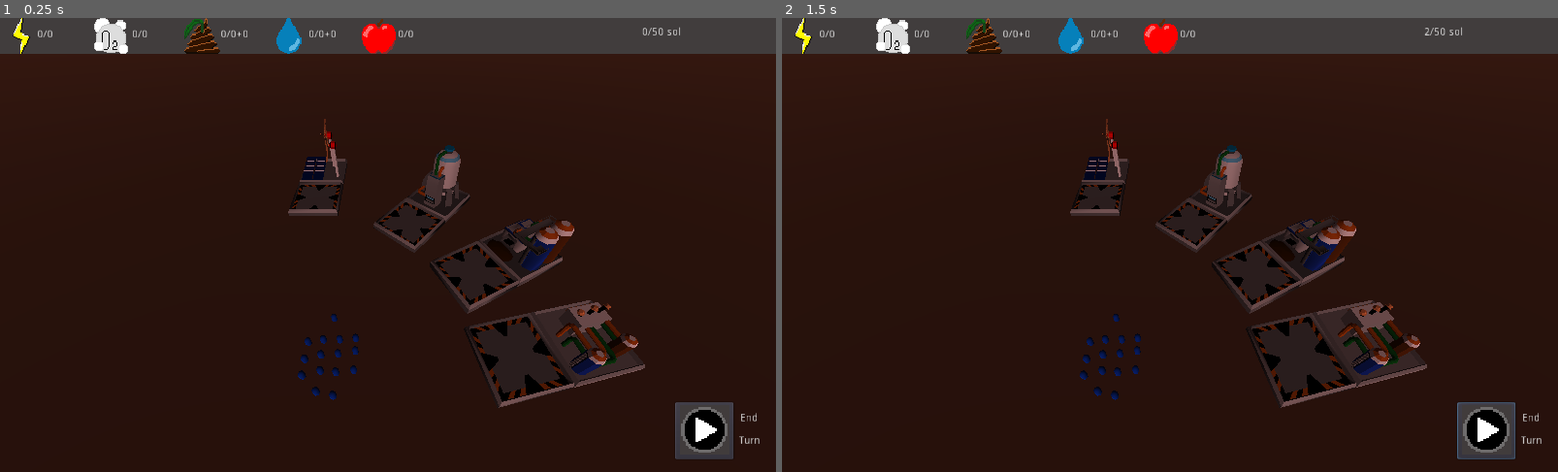
Above: before the commit, frames 1-2 (left to right).
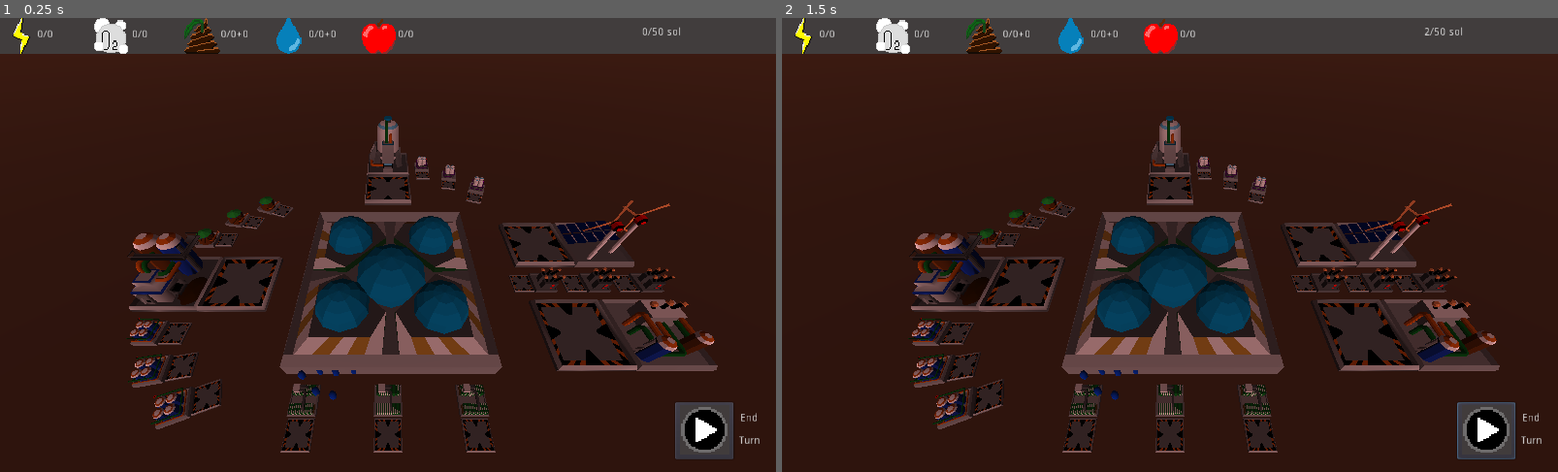
Above: after the commit, the same moments.

Repository: AngryCyboot/LD52
Game: Godot game, scene res://Scènes/Scene principale.tscn
Two runs of this game, one before a commit and one after it. Both use one fixed random seed, a clock stepped at 60 frames per second and the inputs below.
Inputs (mouse positions are in pixels of both pictures, inside the frame that each line leads up to):
- Up to frame 1 (0.25 s): no input
- Up to frame 2 (1.5 s): click (1488, 431) at 0.5 s; tap Enter at 1.25 s; move the mouse to (1340, 222) at 1.27 s; hold D from 1.28 s (still down); tap I at 1.35 s; click (1340, 222) at 1.42 s

The runs differ from the first frame. In frame 1, 16% of the frame differs, in the area x 16-93%, y 21-96%; in frame 2, 16%.

Commit message:
Skeleton of the base done

Diff:
--- a/GodotFiles/Scènes/Base.tscn
+++ b/GodotFiles/Scènes/Base.tscn
@@ -1,11 +1,17 @@
-[gd_scene load_steps=9 format=2]
+[gd_scene load_steps=15 format=2]
 
 [ext_resource path="res://Scènes/VueGenerique.tscn" type="PackedScene" id=1]
 [ext_resource path="res://materials et shaders/Poo.tres" type="Material" id=2]
 [ext_resource path="res://Scènes/Building/production/WaterRecycler.tscn" type="PackedScene" id=3]
 [ext_resource path="res://Scènes/Building/production/OxyRecycler.tscn" type="PackedScene" id=4]
 [ext_resource path="res://Scènes/Building/production/GeothermicElectricityProduction.tscn" type="PackedScene" id=5]
+[ext_resource path="res://Scènes/Building/Farms&Habs.tscn" type="PackedScene" id=6]
 [ext_resource path="res://Scènes/Building/production/SolarElectricityProduction.tscn" type="PackedScene" id=7]
+[ext_resource path="res://Scènes/Building/storage/FoodStorage.tscn" type="PackedScene" id=8]
+[ext_resource path="res://Scènes/Building/storage/OxygenStorage.tscn" type="PackedScene" id=9]
+[ext_resource path="res://Scènes/Building/storage/ShitStorage.tscn" type="PackedScene" id=10]
+[ext_resource path="res://Scènes/Building/storage/WaterStorage.tscn" type="PackedScene" id=11]
+[ext_resource path="res://Scènes/Building/storage/Batteries.tscn" type="PackedScene" id=12]
 
 [sub_resource type="QuadMesh" id=1]
 size = Vector2( 500, 500 )
@@ -16,14 +22,13 @@
 [node name="Base" instance=ExtResource( 1 )]
 
 [node name="Sol" parent="." index="0"]
-transform = Transform( 10, 0, 0, 0, -4.37114e-07, 1, 0, -10, -4.37114e-08, 0, 0, 0 )
 visible = false
 
 [node name="Batiment" parent="." index="1"]
 visible = false
 
 [node name="Terre" type="MeshInstance" parent="." index="2"]
-transform = Transform( 1, 0, 0, 0, -4.37114e-08, 1, 0, -1, -4.37114e-08, 0, 0, 0 )
+transform = Transform( -4.37114e-08, -1, -4.37114e-08, 0, -4.37114e-08, 1, -1, 4.37114e-08, 1.91069e-15, 29.3638, 0, -17.1879 )
 mesh = SubResource( 1 )
 material/0 = ExtResource( 2 )
 
@@ -35,13 +40,76 @@
 shape = SubResource( 2 )
 
 [node name="OxyRecycler" parent="." index="3" instance=ExtResource( 4 )]
-transform = Transform( 0.650297, 0, 0.75968, 0, 1, 0, -0.75968, 0, 0.650297, 6.41526, 0.17355, 0.279144 )
+transform = Transform( -4.37114e-08, 0, 1, 0, 1, 0, -1, 0, -4.37114e-08, 0, 0, -8 )
 
 [node name="WaterRecycler" parent="." index="4" instance=ExtResource( 3 )]
-transform = Transform( 0.885856, 0, 0.463961, 0, 1, 0, -0.463961, 0, 0.885856, 13.6135, 0.5, 9.43909 )
+transform = Transform( -1, 0, -8.74228e-08, 0, 1, 0, 8.74228e-08, 0, -1, -20, 0, 13 )
 
 [node name="GeothermicElectricityProduction" parent="." index="5" instance=ExtResource( 5 )]
-transform = Transform( 0.977287, 0, 0.211922, 0, 1, 0, -0.211922, 0, 0.977287, 15.9302, 0.100019, 18.6195 )
+transform = Transform( 1, 0, 0, 0, 1, 0, 0, 0, 1, 22, 0, 18 )
 
 [node name="SolarElectricityProduction" parent="." index="6" instance=ExtResource( 7 )]
-transform = Transform( -0.004311, 0, 0.999991, 0, 1, 0, -0.999991, 0, -0.004311, -9.17711, 0.100032, -5.9502 )
+transform = Transform( 1, 0, 0, 0, 1, 0, 0, 0, 1, 22, 0, 8 )
+
+[node name="Farms&Habs" parent="." index="7" instance=ExtResource( 6 )]
+transform = Transform( 1, 0, 0, 0, 1, 0, 0, 0, 1, 0, 0, 13 )
+
+[node name="Batteries" parent="." index="8" instance=ExtResource( 12 )]
+transform = Transform( 1, 0, 0, 0, 1, 0, 0, 0, 1, 15, 0, 13 )
+skeleton = NodePath("../OxyRecycler")
+
+[node name="Batteries2" parent="." index="9" instance=ExtResource( 12 )]
+transform = Transform( 1, 0, 0, 0, 1, 0, 0, 0, 1, 20, 0, 13 )
+skeleton = NodePath("../OxyRecycler")
+
+[node name="Batteries3" parent="." index="10" instance=ExtResource( 12 )]
+transform = Transform( 1, 0, 0, 0, 1, 0, 0, 0, 1, 25, 0, 13 )
+skeleton = NodePath("../OxyRecycler")
+
+[node name="FoodStorage" parent="." index="11" instance=ExtResource( 8 )]
+transform = Transform( -2.98023e-08, 0, 1, 0, 1, 0, -1, 0, -2.98023e-08, -6, 0, 23 )
+skeleton = NodePath("../OxyRecycler")
+
+[node name="FoodStorage2" parent="." index="12" instance=ExtResource( 8 )]
+transform = Transform( -2.98023e-08, 0, 1, 0, 1, 0, -1, 0, -2.98023e-08, 0, 0, 23 )
+skeleton = NodePath("../OxyRecycler")
+
+[node name="FoodStorage3" parent="." index="13" instance=ExtResource( 8 )]
+transform = Transform( -2.98023e-08, 0, 1, 0, 1, 0, -1, 0, -2.98023e-08, 6, 0, 23 )
+skeleton = NodePath("../OxyRecycler")
+
+[node name="OxygenStorage" parent="." index="14" instance=ExtResource( 9 )]
+transform = Transform( -4.37114e-08, 0, 1, 0, 1, 0, -1, 0, -4.37114e-08, 4.95493, 0, -7.46381 )
+skeleton = NodePath("../OxyRecycler")
+
+[node name="OxygenStorage2" parent="." index="15" instance=ExtResource( 9 )]
+transform = Transform( 0.173648, 0, 0.984808, 0, 1, 0, -0.984808, 0, 0.173648, 8.6642, -3.8147e-06, -5.14228 )
+skeleton = NodePath("../OxyRecycler")
+
+[node name="OxygenStorage3" parent="." index="16" instance=ExtResource( 9 )]
+transform = Transform( 0.34202, 0, 0.939693, 0, 1, 0, -0.939693, 0, 0.34202, 11.9836, 1.90735e-06, -2.21794 )
+skeleton = NodePath("../OxyRecycler")
+
+[node name="ShitStorage" parent="." index="17" instance=ExtResource( 10 )]
+transform = Transform( -0.939693, 0, 0.34202, 0, 1, 0, -0.34202, 0, -0.939693, -15, 0, 1.583 )
+skeleton = NodePath("../OxyRecycler")
+
+[node name="ShitStorage2" parent="." index="18" instance=ExtResource( 10 )]
+transform = Transform( -0.984808, 0, 0.173648, 0, 1, 0, -0.173648, 0, -0.984808, -18, 0, 4 )
+skeleton = NodePath("../OxyRecycler")
+
+[node name="ShitStorage3" parent="." index="19" instance=ExtResource( 10 )]
+transform = Transform( -1, 0, -8.74228e-08, 0, 1, 0, 8.74228e-08, 0, -1, -20.0471, -3.8147e-06, 7.23587 )
+skeleton = NodePath("../OxyRecycler")
+
+[node name="WaterStorage" parent="." index="20" instance=ExtResource( 11 )]
+transform = Transform( -0.939693, 0, -0.34202, 0, 1, 0, 0.34202, 0, -0.939693, -15, 0, 23.424 )
+skeleton = NodePath("../OxyRecycler")
+
+[node name="WaterStorage2" parent="." index="21" instance=ExtResource( 11 )]
+transform = Transform( -1, 0, -8.74228e-08, 0, 1, 0, 8.74228e-08, 0, -1, -20, 0, 18 )
+skeleton = NodePath("../OxyRecycler")
+
+[node name="WaterStorage3" parent="." index="22" instance=ExtResource( 11 )]
+transform = Transform( -0.984808, 0, -0.173648, 0, 1, 0, 0.173648, 0, -0.984808, -18, 0, 21 )
+skeleton = NodePath("../OxyRecycler")
--- /dev/null
+++ b/GodotFiles/Scènes/Building/Farms&Habs.tscn
@@ -0,0 +1,8 @@
+[gd_scene load_steps=3 format=2]
+
+[ext_resource path="res://models/Farms&Habs.obj" type="ArrayMesh" id=1]
+[ext_resource path="res://materials et shaders/LowPolyMat.tres" type="Material" id=2]
+
+[node name="Farms&Habs" type="MeshInstance"]
+mesh = ExtResource( 1 )
+material/0 = ExtResource( 2 )
--- a/GodotFiles/default_env.tres
+++ b/GodotFiles/default_env.tres
@@ -6,5 +6,5 @@
 background_mode = 1
 background_sky = SubResource( 1 )
 ambient_light_color = Color( 0.92549, 0.584314, 0.584314, 1 )
-ambient_light_energy = 0.17
+ambient_light_energy = 0.25
 ambient_light_sky_contribution = 0.0
